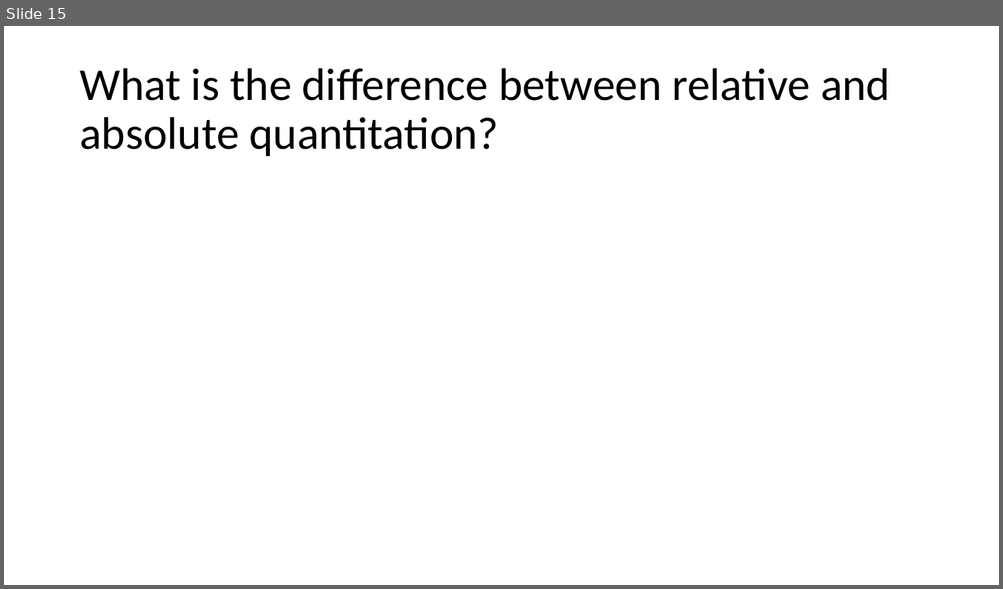
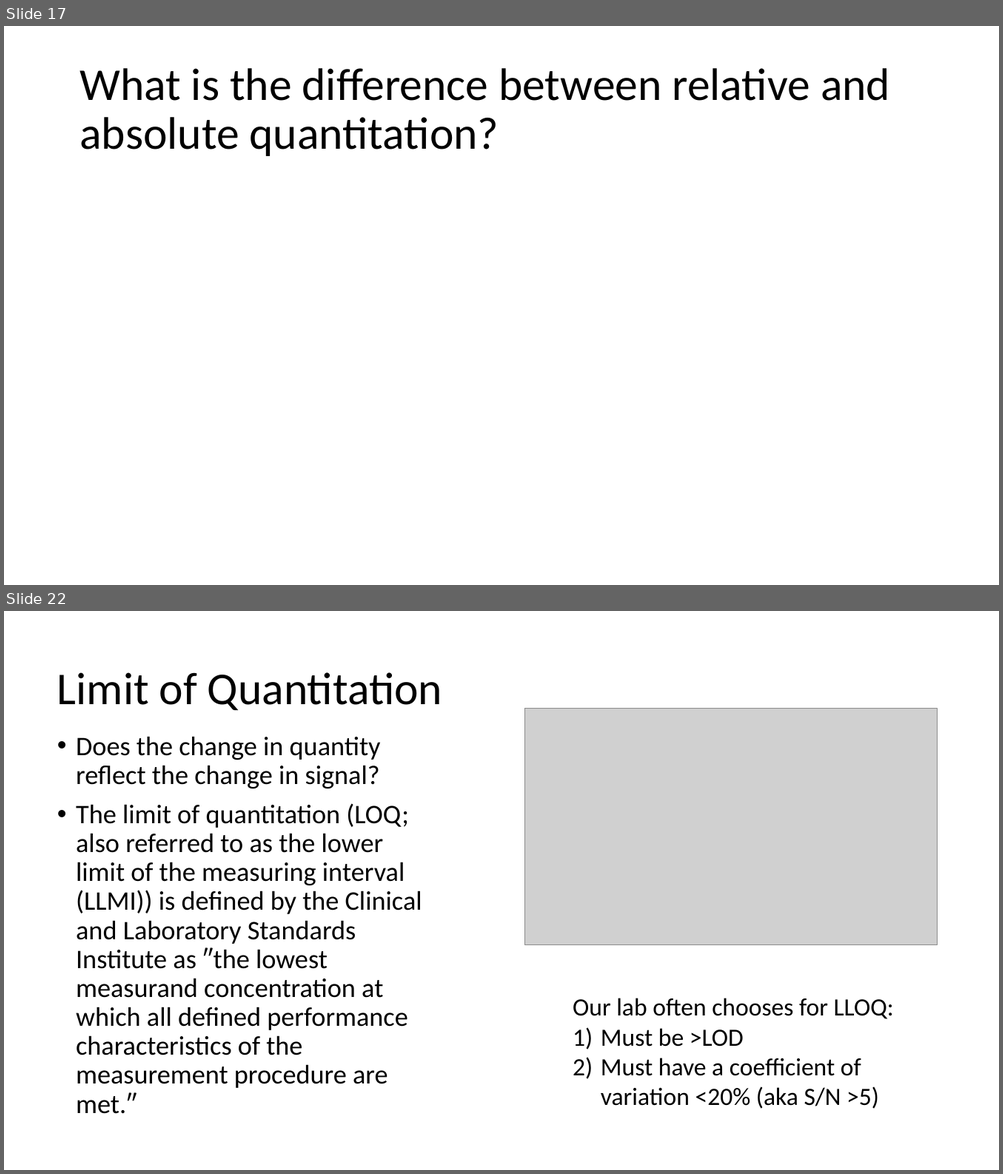
Before and after one commit to beliveau-lab/gen575, a slide deck: lectures/3.Quant101.Calibration.pptx. Shown one above the other, each under a label of ours: slide 15 before the commit, slides 17 and 22 after it; the slides between them are not shown. The pictures are 1003x589 and 1003x1174 pixels, drawn with LibreOffice and Linux fonts; fonts in the diff are those of the drawing; grey boxes stand for pictures. Boxes give left, top, right and bottom in pixels: in the first picture for what was removed or moved away, otherwise in the second. Text is boxed around its words. In the diff, an @@ line names an element or a change of style, - is before the commit and + after.

```diff
--- a/lectures/3.Quant101.Calibration.pptx
+++ b/lectures/3.Quant101.Calibration.pptx
@@ slide 22 added at (x1=4, y1=611, x2=999, y2=1170), background #FFFFFF @@
@@ title added at (x1=57, y1=672, x2=442, y2=710), 44 pt, text #000000 @@
+Limit of Quantitation
@@ picture added at (x1=525, y1=709, x2=936, y2=945) @@
@@ text added at (x1=76, y1=736, x2=422, y2=1114), 25.9 pt, text #000000 @@
+• Does the change in quantity reflect the change in signal?
+• The limit of quantitation (LOQ; also referred to as the lower limit of the measuring interval (LLMI)) is defined by the Clinical and Laboratory Standards Institute as ″the lowest measurand concentration at which all defined performance characteristics of the measurement procedure are met.″
@@ text added at (x1=572, y1=998, x2=893, y2=1109), 24 pt, text #000000 @@
+Our lab often chooses for LLOQ:
+1) Must be >LOD
+2) Must have a coefficient of variation <20% (aka S/N >5)
@@ what was slide 15 is now slide 17 @@
```
Also in this commit, not shown: 3 slides changed, 12 other slides added.
